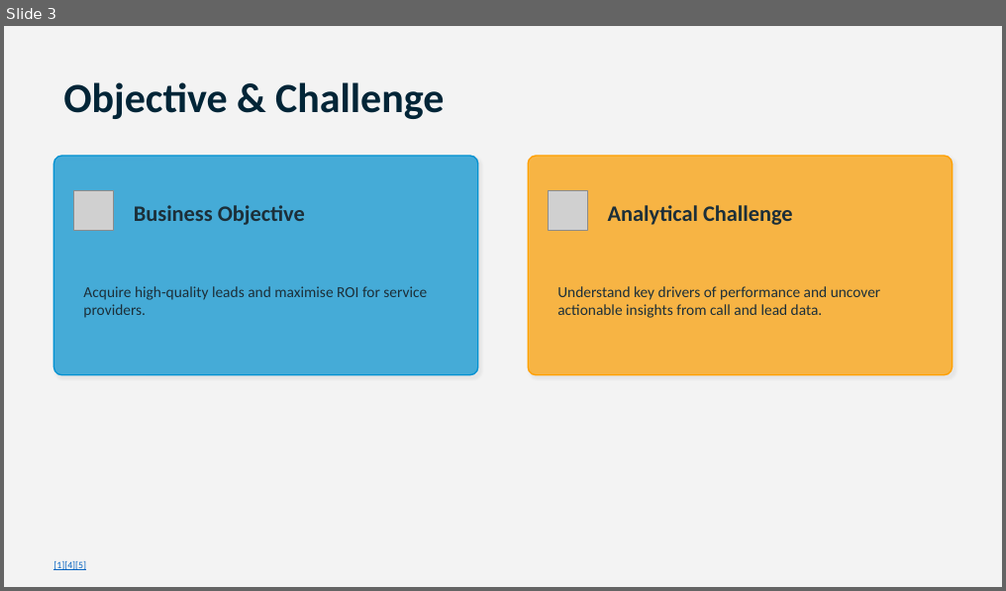
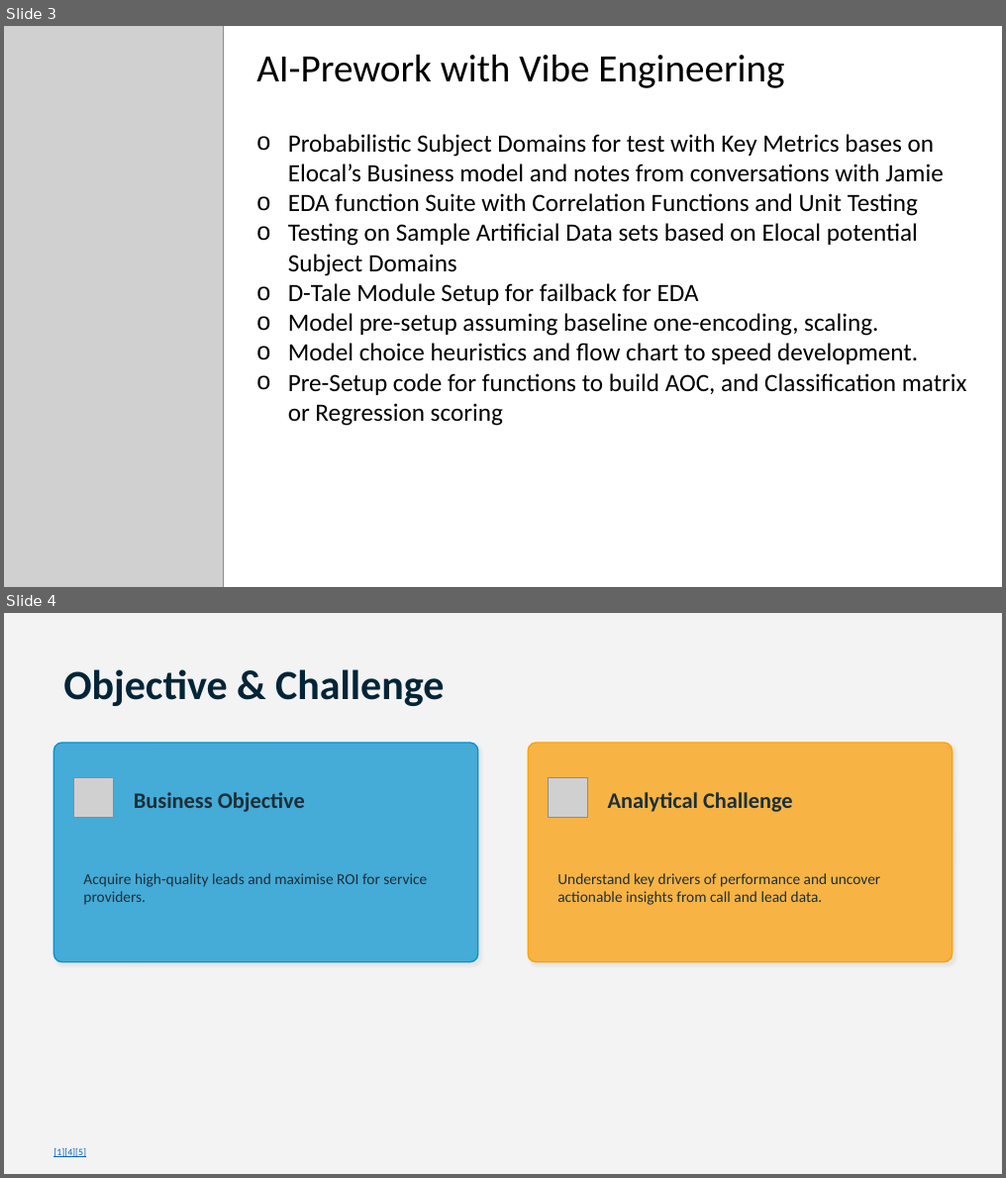
Before and after one commit to tomseeber/elocal_analysis, a slide deck: docs/prep_work/presnation.pptx. Shown one above the other, each under a label of ours: slide 3 before the commit, slides 3 and 4 after it. The pictures are 1006x591 and 1006x1178 pixels, drawn with LibreOffice and Linux fonts; fonts in the diff are those of the drawing; grey boxes stand for pictures. Boxes give left, top, right and bottom in pixels: in the first picture for what was removed or moved away, otherwise in the second. Text is boxed around its words. In the diff, an @@ line names an element or a change of style, - is before the commit and + after.

Commit message:
feat: add data cleaning functions, tests and documentation

```diff
--- a/docs/prep_work/presnation.pptx
+++ b/docs/prep_work/presnation.pptx
@@ slide 3 added at box(4, 26, 1002, 587), background #FFFFFF @@
@@ picture added at box(4, 26, 224, 587) @@
@@ text added at box(256, 54, 784, 88), 28 pt, text #000000 @@
+AI-Prework with Vibe Engineering
@@ text added at box(288, 134, 967, 426), 18 pt, text #000000 @@
+o Probabilistic Subject Domains for test with Key Metrics bases on Elocal’s Business model and notes from conversations with Jamie
+o EDA function Suite with Correlation Functions and Unit Testing
+o Testing on Sample Artificial Data sets based on Elocal potential Subject Domains
+o D-Tale Module Setup for failback for EDA
+o Model pre-setup assuming baseline one-encoding, scaling.
+o Model choice heuristics and flow chart to speed development.
+o Pre-Setup code for functions to build AOC, and Classification matrix or Regression scoring
@@ what was slide 3 is now slide 4 @@
```
Also in this commit, not shown: 1 other slide added, 1 slide removed, 6 other files.
